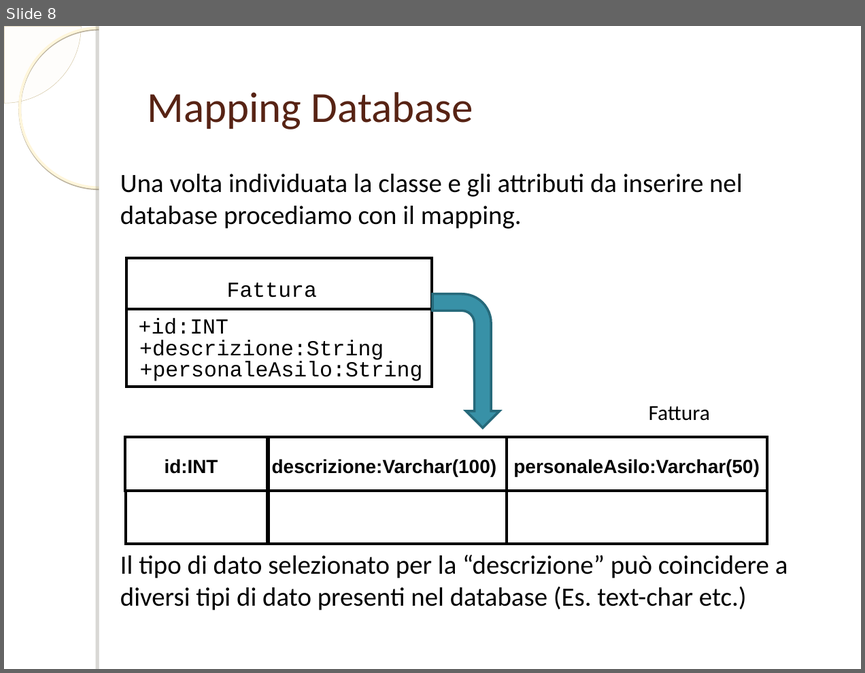
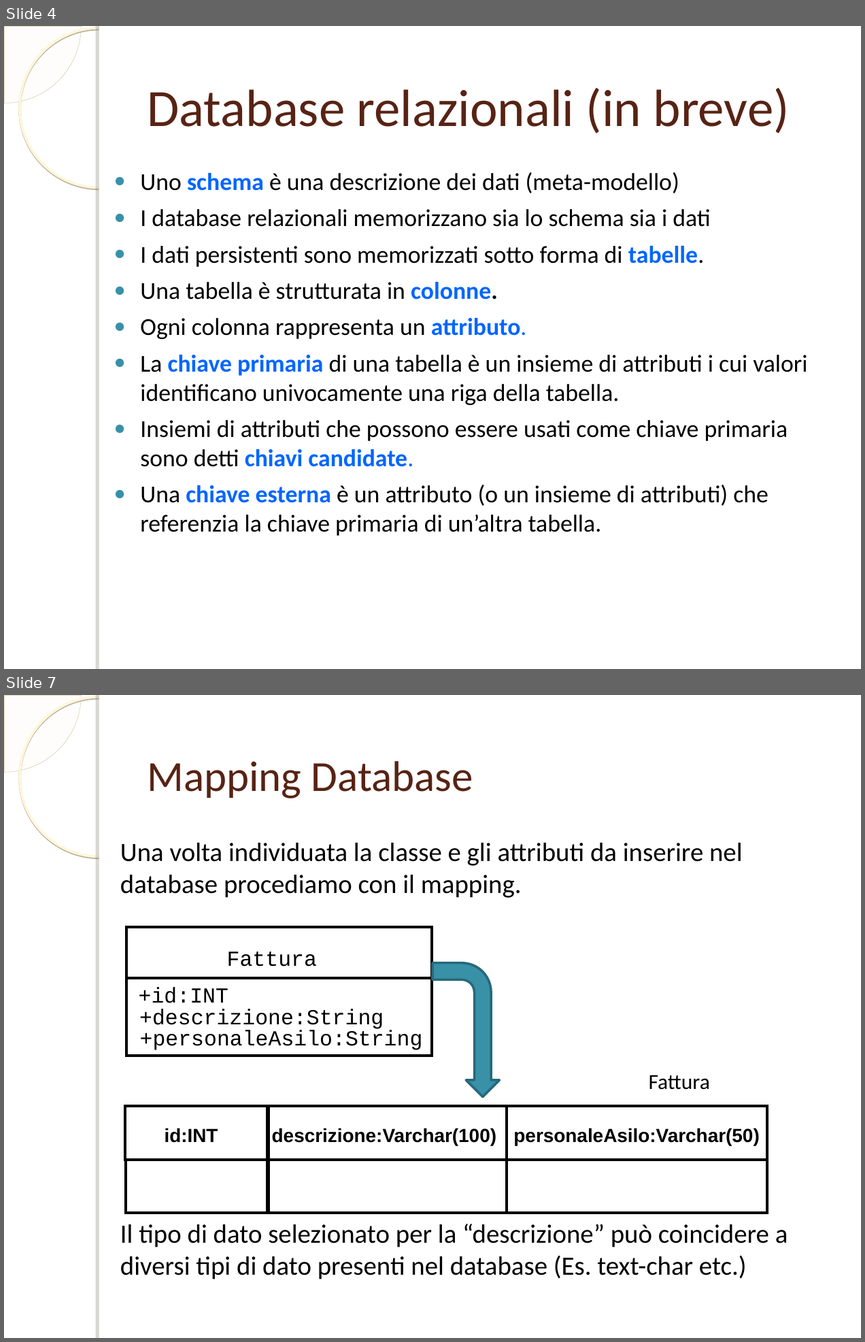
Before and after one commit to ammirate/at-silo, a slide deck: documenti_comuni/PresentazioneDB.ppt. Shown one above the other, each under a label of ours: slide 8 before the commit, slides 4 and 7 after it; the slides between them are not shown. The pictures are 865x673 and 865x1342 pixels, drawn with LibreOffice and Linux fonts; fonts in the diff are those of the drawing; background and template pictures are left out. Boxes give left, top, right and bottom in pixels: in the first picture for what was removed or moved away, otherwise in the second. Text is boxed around its words. In the diff, an @@ line names an element or a change of style, - is before the commit and + after.

```diff
--- a/documenti_comuni/PresentazioneDB.ppt
+++ b/documenti_comuni/PresentazioneDB.ppt
@@ slide 4 added at [4,26,861,669], background picture (left out); not listed: 4 template elements that a slide beside it also shows @@
@@ title added at [147,88,789,133], 44 pt, text #572314 @@
+Database relazionali (in breve)
@@ text added at [140,172,807,535], 20.4 pt, text #000000 @@
+● Uno schema è una descrizione dei dati (meta-modello)
+● I database relazionali memorizzano sia lo schema sia i dati
+● I dati persistenti sono memorizzati sotto forma di tabelle.
+● Una tabella è strutturata in colonne.
+● Ogni colonna rappresenta un attributo.
+● La chiave primaria di una tabella è un insieme di attributi i cui valori identificano univocamente una riga della tabella.
+● Insiemi di attributi che possono essere usati come chiave primaria sono detti chiavi candidate.
+● Una chiave esterna è un attributo (o un insieme di attributi) che referenzia la chiave primaria di un’altra tabella.
@@ what was slide 8 is now slide 7 @@
```
Also in this commit, not shown: 3 slides changed, 8 other slides added, 10 slides removed.
